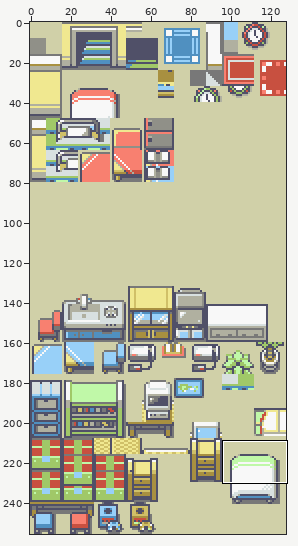
File history of a sprite sheet, data/tilesets/secondary/brendans_mays_house/tiles.png. Above, an overview of the earlier version with the close-up marked.
Close-up. As it was:
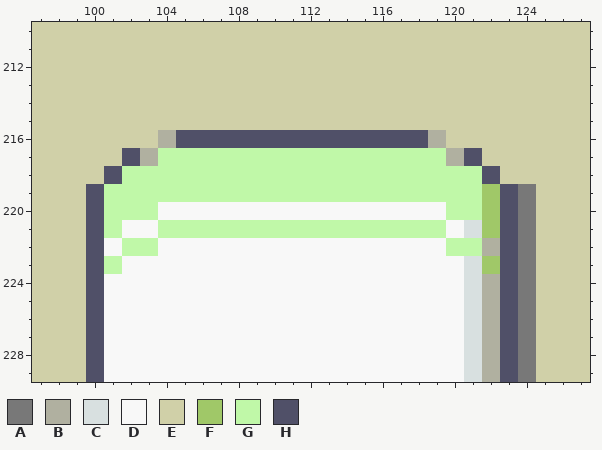
The file is 128x256 pixels. Shown: x 97..127, y 210..229. The commit also changed other parts of the picture, which this record leaves out.
Palette (. is transparent): A #787878  B #b0b0a0  C #d8e0e0  D #f8f8f8  E #d0d0a8  F #a0c868  G #c0f8a8  H #505068
Pixels before, first column x 97:
210 EEEEEEEEEEEEEEEEEEEEEEEEEEEEEEE
211 EEEEEEEEEEEEEEEEEEEEEEEEEEEEEEE
212 EEEEEEEEEEEEEEEEEEEEEEEEEEEEEEE
213 EEEEEEEEEEEEEEEEEEEEEEEEEEEEEEE
214 EEEEEEEEEEEEEEEEEEEEEEEEEEEEEEE
215 EEEEEEEEEEEEEEEEEEEEEEEEEEEEEEE
216 EEEEEEEBHHHHHHHHHHHHHHBEEEEEEEE
217 EEEEEHBGGGGGGGGGGGGGGGGBHEEEEEE
218 EEEEHGGGGGGGGGGGGGGGGGGGGHEEEEE
219 EEEHGGGGGGGGGGGGGGGGGGGGGFHAEEE
220 EEEHGGGDDDDDDDDDDDDDDDDGGFHAEEE
221 EEEHGDDGGGGGGGGGGGGGGGGDCFHAEEE
222 EEEHDGGDDDDDDDDDDDDDDDDGGBHAEEE
223 EEEHGDDDDDDDDDDDDDDDDDDDCFHAEEE
224 EEEHDDDDDDDDDDDDDDDDDDDDCBHAEEE
225 EEEHDDDDDDDDDDDDDDDDDDDDCBHAEEE
226 EEEHDDDDDDDDDDDDDDDDDDDDCBHAEEE
227 EEEHDDDDDDDDDDDDDDDDDDDDCBHAEEE
228 EEEHDDDDDDDDDDDDDDDDDDDDCBHAEEE
229 EEEHDDDDDDDDDDDDDDDDDDDDCBHAEEE
Once edited:
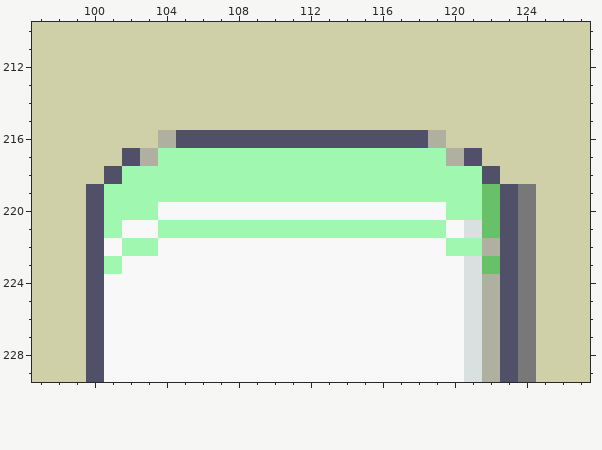
Change:
colour F: #a0c868 -> #68c068
colour G: #c0f8a8 -> #a0f8b0
Boxes around the changes in both close-ups, in picture pixels (x1, y1, x2, y2):
changed: (104, 148, 500, 274)
